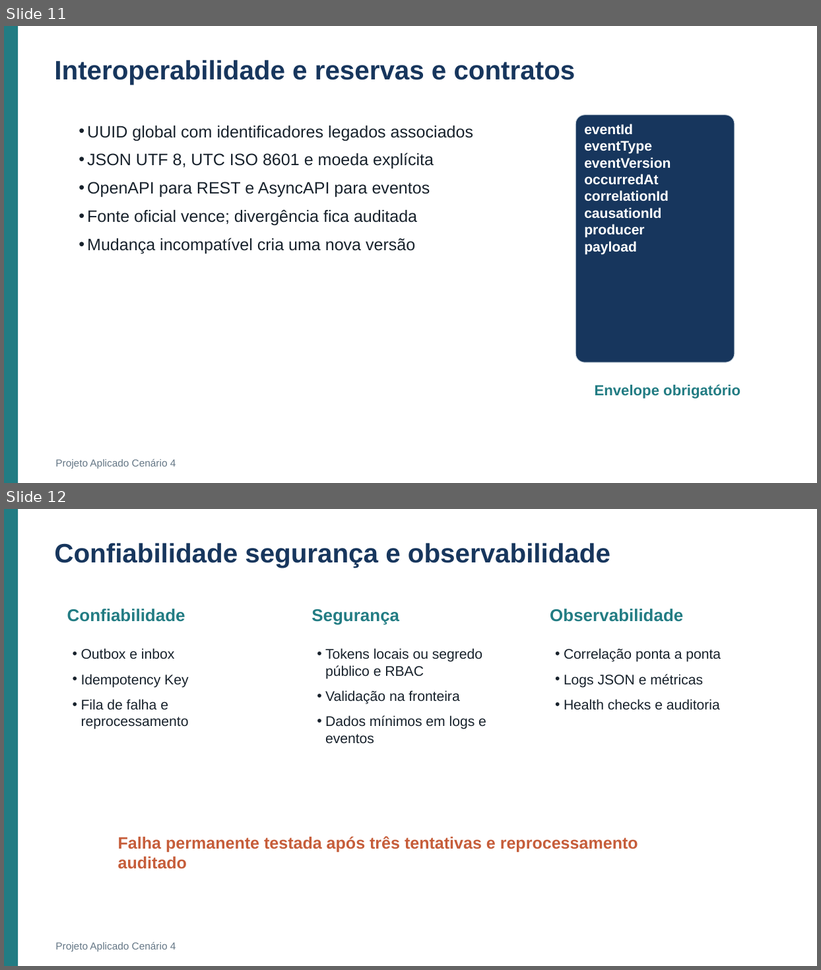
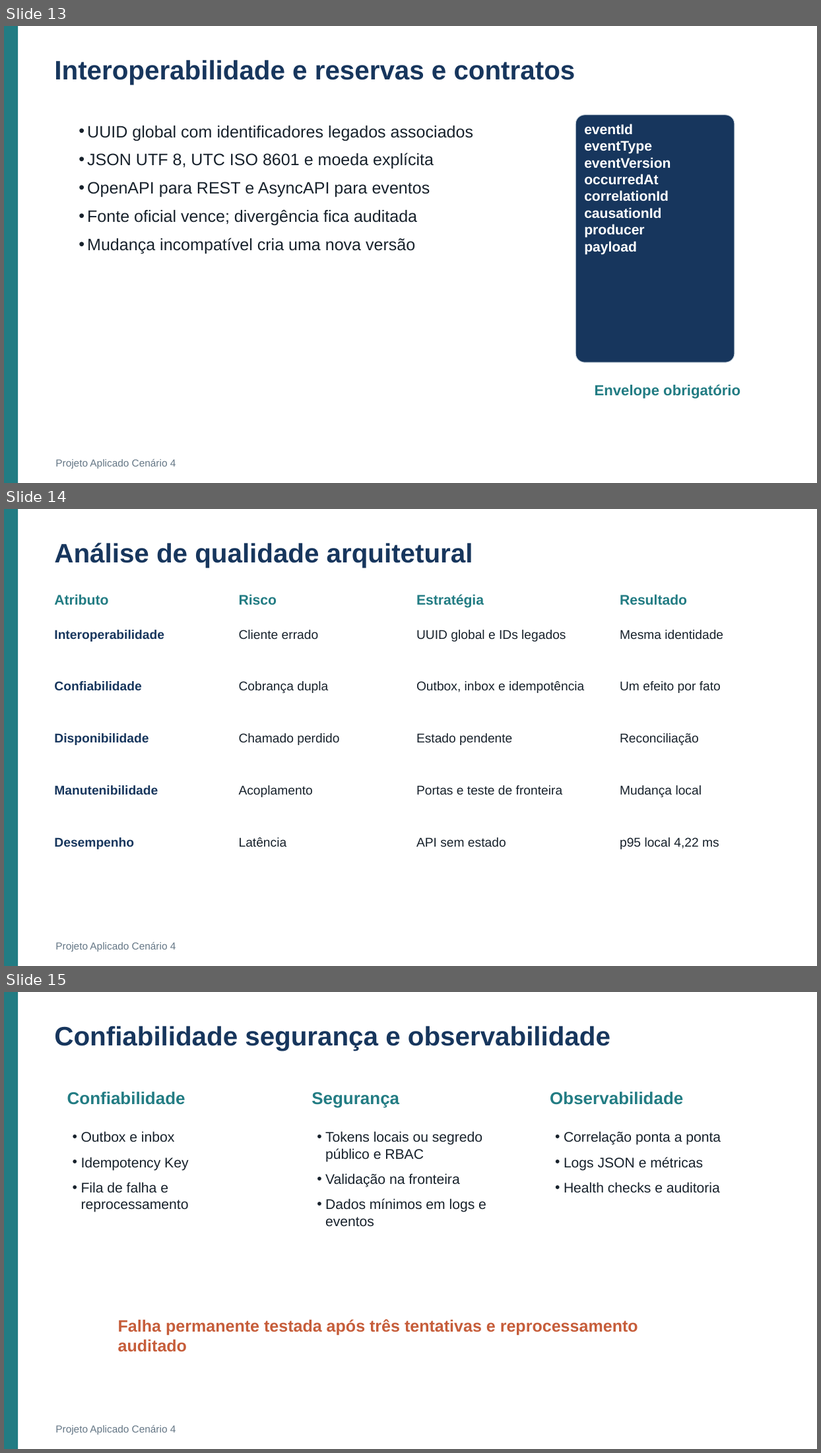
Before and after one commit to Roger-Quinelato/projetoAplicado7, a slide deck: output/Apresentacao_Cenario_4.pptx. Shown one above the other, each under a label of ours: slides 11 and 12 before the commit, slides 13, 14 and 15 after it. The pictures are 821x970 and 821x1453 pixels, drawn with LibreOffice and Linux fonts; fonts in the diff are those of the drawing. Boxes give left, top, right and bottom in pixels: in the first picture for what was removed or moved away, otherwise in the second. Text is boxed around its words. In the diff, an @@ line names an element or a change of style, - is before the commit and + after.

```diff
--- a/output/Apresentacao_Cenario_4.pptx
+++ b/output/Apresentacao_Cenario_4.pptx
@@ slide 14 added at (x1=4, y1=509, x2=817, y2=966), background #FFFFFF @@
@@ rectangle added at (x1=4, y1=509, x2=18, y2=966), fill #227C83 @@
@@ text added at (x1=54, y1=543, x2=473, y2=568), 31.5 pt, text #17365D, bold @@
+Análise de qualidade arquitetural
@@ text added at (x1=54, y1=594, x2=108, y2=605), 16.5 pt, text #227C83, bold @@
+Atributo
@@ text added at (x1=239, y1=594, x2=277, y2=605), 16.5 pt, text #227C83, bold @@
+Risco
@@ text added at (x1=416, y1=594, x2=484, y2=608), 16.5 pt, text #227C83, bold @@
+Estratégia
@@ text added at (x1=620, y1=594, x2=687, y2=605), 16.5 pt, text #227C83, bold @@
+Resultado
@@ text added at (x1=54, y1=630, x2=164, y2=642), 15 pt, text #17365D, bold @@
+Interoperabilidade
@@ text added at (x1=239, y1=630, x2=319, y2=639), 15 pt, text #17212B @@
+Cliente errado
@@ text added at (x1=416, y1=630, x2=566, y2=642), 15 pt, text #17212B @@
+UUID global e IDs legados
@@ text added at (x1=620, y1=630, x2=723, y2=639), 15 pt, text #17212B @@
+Mesma identidade
@@ text added at (x1=54, y1=681, x2=141, y2=691), 15 pt, text #17365D, bold @@
+Confiabilidade
@@ text added at (x1=239, y1=681, x2=328, y2=693), 15 pt, text #17212B @@
+Cobrança dupla
@@ text added at (x1=416, y1=681, x2=584, y2=693), 15 pt, text #17212B @@
+Outbox, inbox e idempotência
@@ text added at (x1=620, y1=681, x2=721, y2=693), 15 pt, text #17212B @@
+Um efeito por fato
@@ text added at (x1=54, y1=733, x2=149, y2=745), 15 pt, text #17365D, bold @@
+Disponibilidade
@@ text added at (x1=239, y1=733, x2=339, y2=745), 15 pt, text #17212B @@
+Chamado perdido
@@ text added at (x1=416, y1=733, x2=512, y2=745), 15 pt, text #17212B @@
+Estado pendente
@@ text added at (x1=620, y1=733, x2=699, y2=745), 15 pt, text #17212B @@
+Reconciliação
@@ text added at (x1=54, y1=786, x2=158, y2=795), 15 pt, text #17365D, bold @@
+Manutenibilidade
@@ text added at (x1=239, y1=786, x2=313, y2=797), 15 pt, text #17212B @@
+Acoplamento
@@ text added at (x1=416, y1=786, x2=563, y2=795), 15 pt, text #17212B @@
+Portas e teste de fronteira
@@ text added at (x1=620, y1=786, x2=702, y2=797), 15 pt, text #17212B @@
+Mudança local
@@ text added at (x1=54, y1=838, x2=134, y2=850), 15 pt, text #17365D, bold @@
+Desempenho
@@ text added at (x1=239, y1=838, x2=287, y2=847), 15 pt, text #17212B @@
+Latência
@@ text added at (x1=416, y1=838, x2=506, y2=847), 15 pt, text #17212B @@
+API sem estado
@@ text added at (x1=620, y1=838, x2=719, y2=850), 15 pt, text #17212B @@
+p95 local 4,22 ms
@@ text added at (x1=55, y1=942, x2=176, y2=952), 12 pt, text #657786 @@
+Projeto Aplicado Cenário 4
@@ what was slide 11 is now slide 13 @@
@@ what was slide 12 is now slide 15 @@
```
Also in this commit, not shown: 7 slides changed, 4 other slides added, 2 slides removed, 1 other file.
